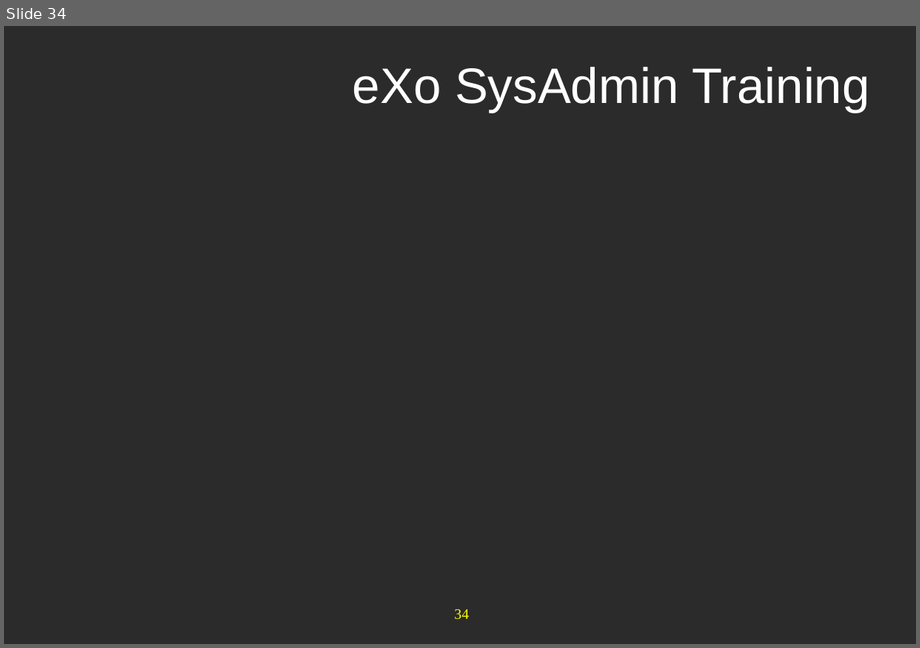
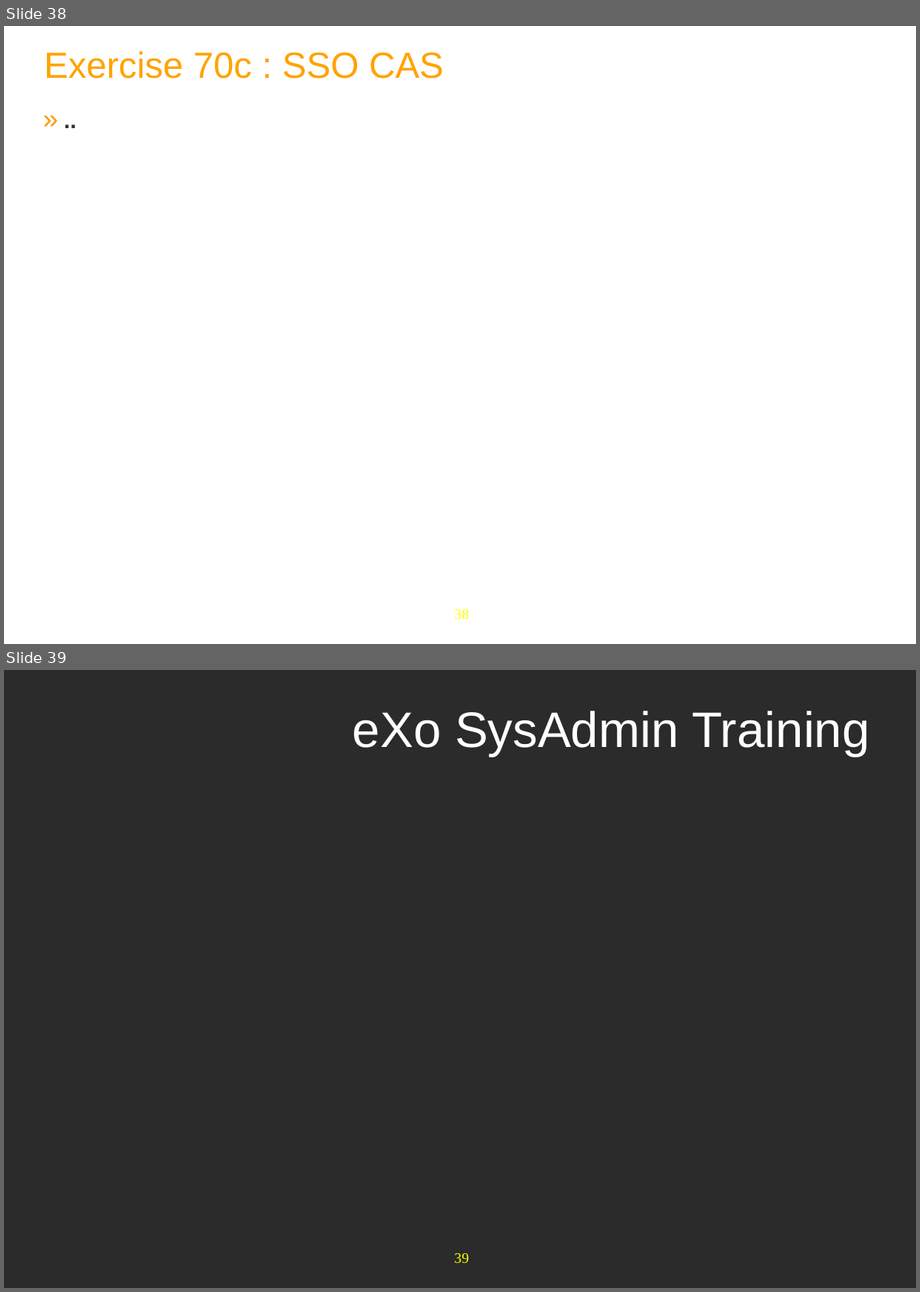
Before and after one commit to anhvurz90/training, a slide deck: exo-sysAdmin/970-LdapConfig-XSys.pptx. Shown one above the other, each under a label of ours: slide 34 before the commit, slides 38 and 39 after it. The pictures are 920x648 and 920x1292 pixels, drawn with LibreOffice and Linux fonts; fonts in the diff are those of the drawing; background and template pictures are left out; a plain dark background stands for a picture behind light text. Boxes give left, top, right and bottom in pixels: in the first picture for what was removed or moved away, otherwise in the second. Text is boxed around its words. In the diff, an @@ line names an element or a change of style, - is before the commit and + after.

Commit message:
add exercise70b

```diff
--- a/exo-sysAdmin/970-LdapConfig-XSys.pptx
+++ b/exo-sysAdmin/970-LdapConfig-XSys.pptx
@@ slide 38 added at [4, 26, 916, 644], background #FFFFFF; not listed: 1 template element that a slide beside it also shows @@
@@ title added at [44, 51, 444, 79], 35 pt, text #FFA300 @@
+Exercise 70c : SSO CAS
@@ text added at [43, 105, 879, 570], 22 pt, text #333333, bold @@
+» ..
@@ what was slide 34 is now slide 39 @@
@@ page number at [454, 1253, 469, 1263]: text changed @@
-34
+39
```
Also in this commit, not shown: 4 other slides added, 4 other files.
